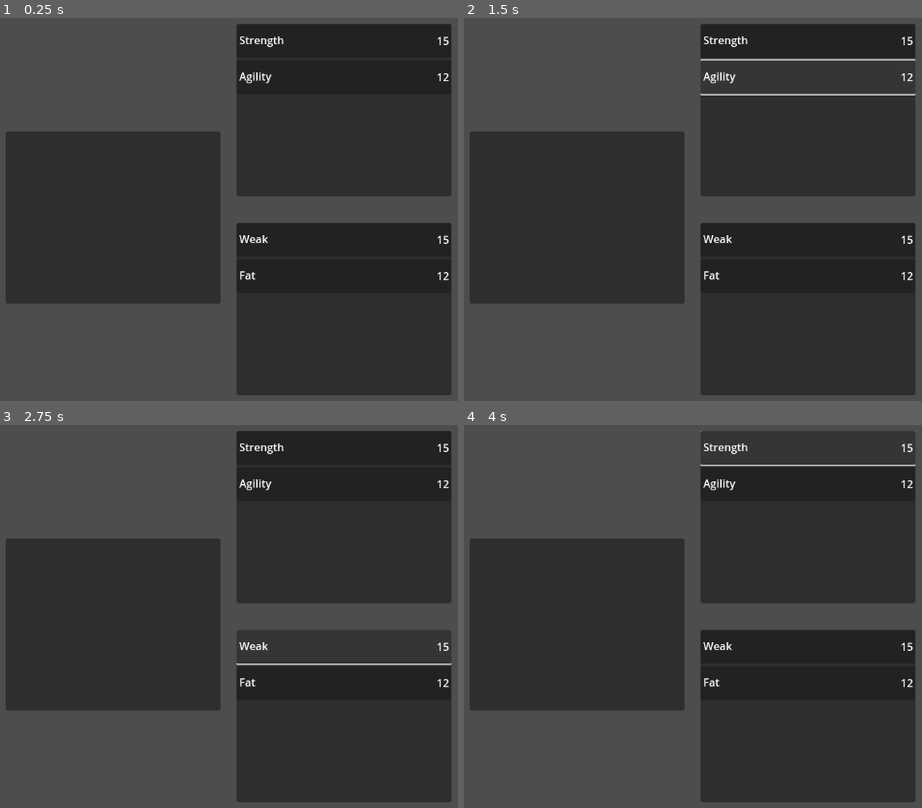
Above: before the commit, frames 1-4 (two rows, left to right).
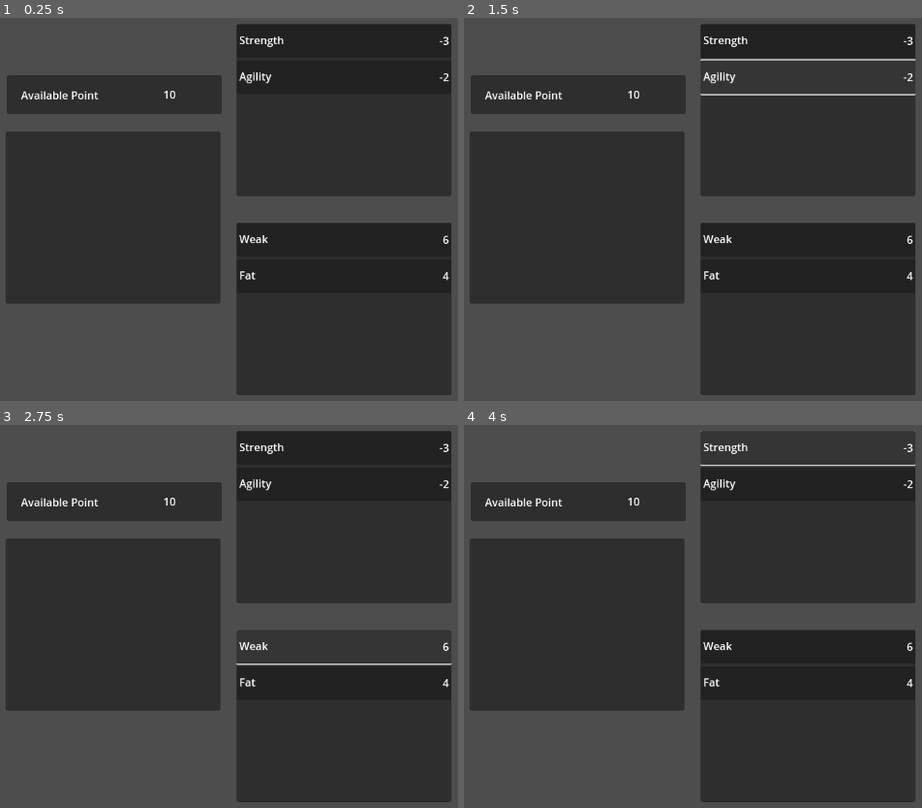
Above: after the commit, the same moments.

Repository: GIRA-AKI/Isekai
Game: Godot game, scene res://pages/traits_test.tscn
The game is run twice, just before and just after one commit, with the same random seed, the same clock (stepped at 60 frames per second) and the same inputs.
Inputs:
- Up to frame 1 (0.25 s): no input
- Up to frame 2 (1.5 s): click "Strength" at 0.5 s; click "Agility" at 1.25 s
- Up to frame 3 (2.75 s): click "Weak" at 2 s
- Up to frame 4 (4 s): click "Fat" at 2.75 s; click "Strength" at 3.5 s

The runs differ from the first frame. In frame 1, 4.7% of the frame differs, in the area x 1-99%, y 4-69%; in frame 2, 4.7%; in frame 3, 4.7%; in frame 4, 4.7%.

Commit message:
improve  trait selection

Diff:
--- a/data/Base_system.gd
+++ b/data/Base_system.gd
@@ -20,13 +20,11 @@
 
 #data for  traits
 var good_traits = [
-	{"id":101,"type":1,"title": "Strength", "point": 15, "HP": 60, "mana": 10, "stamina": 50, "power": 45, "mentalHealth": 10, "speakingSkills": 5, "charisma": 15, "dodge": 12},
-	{"id":102,"type":1,"title": "Agility", "point": 12, "HP": 30, "mana": 40, "stamina": 35, "power": 20, "mentalHealth": 20, "speakingSkills": 10, "charisma": 5, "dodge": 20}
+	{"id":101,"type":1,"title": "Strength", "point": -3, "HP": 60, "mana": 10, "stamina": 50, "power": 45, "mentalHealth": 10, "speakingSkills": 5, "charisma": 15, "dodge": 12},
+	{"id":102,"type":1,"title": "Agility", "point": -2, "HP": 30, "mana": 40, "stamina": 35, "power": 20, "mentalHealth": 20, "speakingSkills": 10, "charisma": 5, "dodge": 20}
 ]
 var bad_traits = [
-	{"id":103,"type":0,"title": "Weak", "point": 15, "HP": 60, "mana": 10, "stamina": 50, "power": 45, "mentalHealth": 10, "speakingSkills": 5, "charisma": 15, "dodge": 12},
-	{"id":104,"type":0,"title": "Fat", "point": 12, "HP": 30, "mana": 40, "stamina": 35, "power": 20, "mentalHealth": 20, "speakingSkills": 10, "charisma": 5, "dodge": 20}
+	{"id":103,"type":0,"title": "Weak", "point": 6, "HP": 60, "mana": 10, "stamina": 50, "power": 45, "mentalHealth": 10, "speakingSkills": 5, "charisma": 15, "dodge": 12},
+	{"id":104,"type":0,"title": "Fat", "point": 4, "HP": 30, "mana": 40, "stamina": 35, "power": 20, "mentalHealth": 20, "speakingSkills": 10, "charisma": 5, "dodge": 20}
 ]
-var playerTraits = [
-
-]
+var playerTraits = []
--- a/pages/traits_test.gd
+++ b/pages/traits_test.gd
@@ -6,17 +6,25 @@
 @onready var traits_good = $Control/traits_good/MarginContainer/ScrollContainer/VBoxContainer
 @onready var traits_bad = $Control/traits_bad/MarginContainer/ScrollContainer/VBoxContainer
 @onready var traits_use = $Control/use_traits/MarginContainer/ScrollContainer/VBoxContainer
-
+@onready var available_points = $Control/available_points/Label2
 # Called when the node enters the scene tree for the first time.
 func _ready() -> void:
 	loadAllTable()
 	pass
 
+func calAvailablePoints():
+	var current_point = 10
+	for i in BaseSystem.playerTraits:
+		current_point += i["point"]
+	available_points.text = str(current_point)
+	print(current_point)
+	print("available_points was trigger")
+
 func loadAllTable()-> void:
-
 	loadTraits(traits_good,BaseSystem.good_traits)
 	loadTraits(traits_bad,BaseSystem.bad_traits)
 	loadTraits(traits_use,BaseSystem.playerTraits,true)
+	calAvailablePoints();
 
 func loadTraits(table, traits:Array, isPlayerTraits:bool = false) -> void:
 
--- a/pages/traits_test.tscn
+++ b/pages/traits_test.tscn
@@ -81,3 +81,32 @@
 layout_mode = 2
 size_flags_horizontal = 3
 size_flags_vertical = 3
+
+[node name="available_points" type="Panel" parent="Control"]
+offset_left = 42.0
+offset_top = 140.0
+offset_right = 362.0
+offset_bottom = 198.0
+
+[node name="Label" type="Label" parent="Control/available_points"]
+layout_mode = 1
+anchors_preset = -1
+anchor_left = 0.065625
+anchor_top = 0.310345
+anchor_right = 0.425
+anchor_bottom = 0.706897
+grow_horizontal = 2
+grow_vertical = 2
+text = "Available Point"
+metadata/_edit_use_anchors_ = true
+
+[node name="Label2" type="Label" parent="Control/available_points"]
+layout_mode = 1
+anchors_preset = -1
+anchor_left = 0.728125
+anchor_top = 0.293103
+anchor_right = 0.953125
+anchor_bottom = 0.689655
+grow_horizontal = 2
+grow_vertical = 2
+metadata/_edit_use_anchors_ = true
